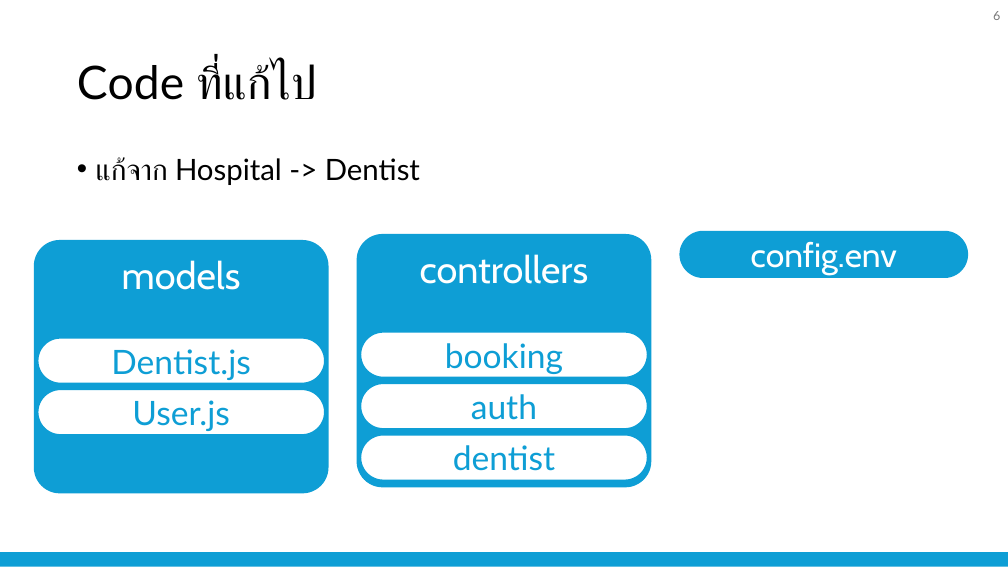
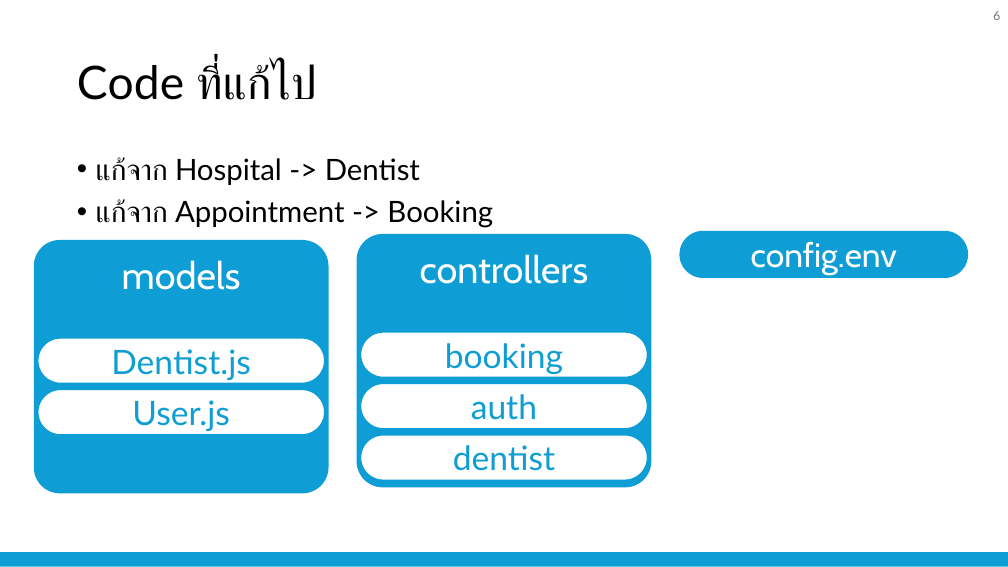
Before and after one commit to nattapong232/DentistBooking, a slide deck: slide 6 of SRS.pptx. Drawn at 1008x567 pixels with LibreOffice and Linux fonts; fonts in the diff are those of the drawing. Boxes give left, top, right and bottom in pixels: in the first picture for what was removed or moved away, otherwise in the second. Text is boxed around its words. In the diff, an @@ line names an element or a change of style, - is before the commit and + after.

Commit message:
Fix Booking Sequence Diagram

```diff
--- a/SRS.pptx
+++ b/SRS.pptx
@@ text at <box>96,199,493,227</box>: paragraph added @@
+• แก้จาก Appointment -> Booking
```
Also in this commit, not shown: 4 other files.
